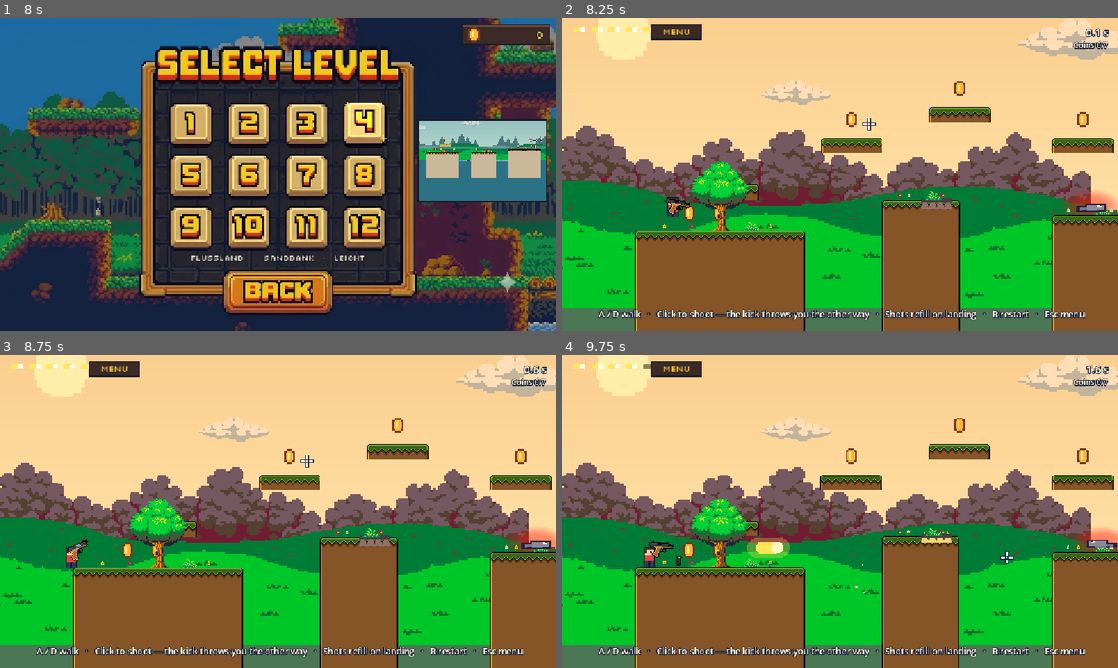
Above: before the commit, frames 1-4 (two rows, left to right).
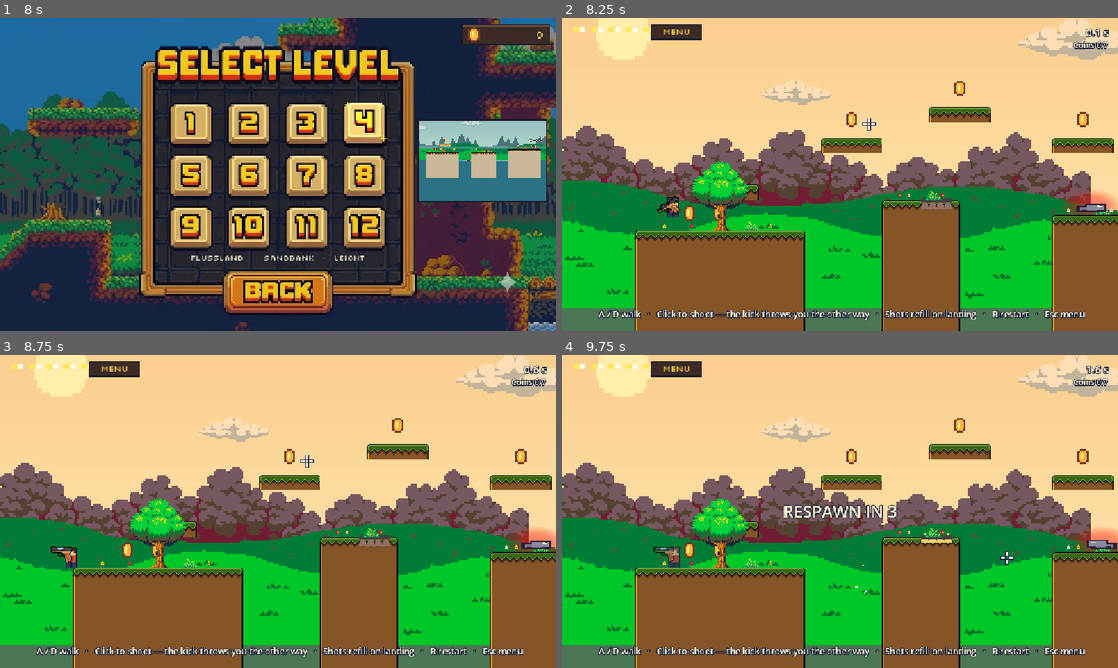
Above: after the commit, the same moments.

Repository: yuvraj-taparia/Bouncy-Bullet
Game: Godot game, scene res://main.tscn
The game is run twice, just before and just after one commit, with the same random seed, the same clock (stepped at 60 frames per second) and the same inputs.
Inputs (mouse positions are in pixels of both pictures, inside the frame that each line leads up to):
- Up to frame 1 (8 s): tap Enter (ui_accept) at 0.5, 0.77, 5.75 s; move the mouse to (400, 158) at 0.52 s; hold D (move_right) 0.53-1.25 s; click (400, 158) at 0.6 s; drag from (278, 183) to (250, 237) at 1.27 s; move the mouse to (278, 233) at 2.02 s; hold D (move_right) 2.03-2.75 s; click (278, 233) at 2.1 s; drag from (183, 240) to (111, 127) at 2.77 s; drag from (278, 240) to (305, 174) at 3.52 s; drag from (372, 240) to (194, 96) at 4.27 s; move the mouse to (278, 290) at 5.02 s; hold A (move_left) 5.03-5.75 s; click (278, 290) at 5.1 s; drag from (278, 284) to (166, 190) at 5.77 s; drag from (189, 124) to (433, 168) at 6.52 s; drag from (250, 124) to (450, 143) at 7.27 s
- Up to frame 2 (8.25 s): move the mouse to (867, 124) at 8.02 s; hold A (move_left) from 8.03 s (still down); click (867, 124) at 8.1 s
- Up to frame 3 (8.75 s): keep holding A (move_left)
- Up to frame 4 (9.75 s): release A (move_left) at 8.75 s; tap Enter (ui_accept) at 8.75, 9.5 s; drag from (812, 574) to (1101, 542) at 8.77 s; move the mouse to (1006, 558) at 9.52 s; hold D (move_right) from 9.53 s (still down); click (1006, 558) at 9.6 s

Frame 1 is identical in both runs. In frame 2, 0.2% of the frame differs, in the area x 16-23%, y 56-63%; in frame 3, 0.2%; in frame 4, 3.5%, in the area x 0-100%, y 0-100%.

Commit message:
Add a grounded respawn countdown and left-facing spawn

Diff:
--- a/game/game.gd
+++ b/game/game.gd
@@ -9,6 +9,7 @@
 var level: Node2D
 @onready var player: Player = $Player
 @onready var hud = $HUD
+@onready var _respawn_timer: Timer = $RespawnTimer
 
 var _time := 0.0
 var _shots := 0
@@ -47,6 +48,8 @@
 	if not _won:
 		_time += delta
 	hud.set_time(_time)
+	if not _respawn_timer.is_stopped():
+		hud.set_respawn_countdown(ceili(_respawn_timer.time_left))
 
 
 func _unhandled_input(event: InputEvent) -> void:
@@ -68,21 +71,32 @@
 
 
 func _on_obstacle_touched(body: Node2D) -> void:
-	if body == player and not _won:
-		player.respawn.call_deferred(_spawn_point())
+	if body == player:
+		_start_respawn()
 
 
 func _on_fall_zone_entered(body: Node2D) -> void:
-	if body != player or _won:
-		return
-	_splashes += 1
-	# Respawn on the next physics frame; moving a body inside its own
-	# collision callback is unreliable.
-	player.respawn.call_deferred(_spawn_point())
+	if body == player and _start_respawn():
+		_splashes += 1
+
+
+func _start_respawn() -> bool:
+	if _won or not _respawn_timer.is_stopped():
+		return false
+	# Move the player and disable its collision outside the physics callback.
+	player.prepare_respawn.call_deferred(_spawn_point())
+	_respawn_timer.start()
+	hud.set_respawn_countdown(ceili(_respawn_timer.wait_time))
+	return true
+
+
+func _on_respawn_timer_timeout() -> void:
+	player.finish_respawn()
+	hud.set_respawn_countdown(0)
 
 
 func _on_safezone_entered(body: Node2D) -> void:
-	if body != player or _won:
+	if body != player or _won or not _respawn_timer.is_stopped():
 		return
 	_won = true
 	player.frozen = true
--- a/game/game.tscn
+++ b/game/game.tscn
@@ -18,3 +18,9 @@
 
 [node name="HUD" type="CanvasLayer" parent="."]
 script = ExtResource("4_hud")
+
+[node name="RespawnTimer" type="Timer" parent="."]
+wait_time = 3.0
+one_shot = true
+
+[connection signal="timeout" from="RespawnTimer" to="." method="_on_respawn_timer_timeout"]
--- a/game/hud.gd
+++ b/game/hud.gd
@@ -9,6 +9,7 @@
 var _time_label: Label
 var _coin_label: Label
 var _hint: Label
+var _respawn: Label
 var _win: Label
 
 
@@ -46,6 +47,12 @@
 	_hint.offset_bottom = -16
 	_hint.horizontal_alignment = HORIZONTAL_ALIGNMENT_CENTER
 	_hint.text = "A / D walk   ·   Click to shoot — the kick throws you the other way   ·   Shots refill on landing   ·   R restart   ·   Esc menu"
+
+	_respawn = _make_label(root, 34)
+	_respawn.set_anchors_and_offsets_preset(Control.PRESET_FULL_RECT)
+	_respawn.horizontal_alignment = HORIZONTAL_ALIGNMENT_CENTER
+	_respawn.vertical_alignment = VERTICAL_ALIGNMENT_CENTER
+	_respawn.hide()
 
 	_win = _make_label(root, 34)
 	_win.set_anchors_and_offsets_preset(Control.PRESET_FULL_RECT)
@@ -97,6 +104,11 @@
 	_coin_label.text = "Coins %d/%d" % [collected, total]
 
 
+func set_respawn_countdown(seconds: int) -> void:
+	_respawn.visible = seconds > 0
+	_respawn.text = "RESPAWN IN %d" % seconds
+
+
 func show_win(seconds: float, shots: int, splashes: int, coins_earned := 0, coins_total := 0) -> void:
 	_hint.visible = false
 	_win.visible = true
--- a/game/player.gd
+++ b/game/player.gd
@@ -12,9 +12,11 @@
 const GROUND_ACCEL := 900.0
 const AIR_ACCEL := 260.0
 const MAX_SPEED := 620.0
+const RESPAWN_GROUND_DISTANCE := 32.0
 @onready var body = $Body
 @onready var gun: Node2D = $Gun
 @onready var camera: Camera2D = $Camera2D
+@onready var collision_shape: CollisionShape2D = $CollisionShape2D
 
 ## Which gun to carry; empty means the one equipped in the shop.
 @export var gun_id: StringName = &""
@@ -28,6 +30,8 @@
 var _reloading := false
 var _shake := 0.0
 var _was_on_floor := true
+var _aim_with_mouse := false
+var _respawn_blink: Tween
 
 
 func _ready() -> void:
@@ -42,13 +46,21 @@
 	gun.add_child(rig)
 	rig.setup(gun_data, get_parent())
 	rig.reload_finished.connect(_finish_reload)
+	_point_gun(Vector2.LEFT)
+
+
+func _input(event: InputEvent) -> void:
+	if is_physics_processing() and event is InputEventMouseMotion and event.relative != Vector2.ZERO:
+		_aim_with_mouse = true
 
 
 func _physics_process(delta: float) -> void:
-	var aim := (get_global_mouse_position() - gun.global_position).normalized()
-	if aim == Vector2.ZERO:
-		aim = Vector2.RIGHT * body.facing
-	_point_gun(aim)
+	var aim := Vector2.LEFT
+	if _aim_with_mouse:
+		aim = (get_global_mouse_position() - gun.global_position).normalized()
+		if aim == Vector2.ZERO:
+			aim = Vector2.RIGHT * body.facing
+		_point_gun(aim)
 
 	velocity.y += GRAVITY * delta
 	var input := 0.0 if frozen else Input.get_axis(&"move_left", &"move_right")
@@ -145,14 +157,40 @@
 	_squash(Vector2(1.2, 0.85))
 
 
-func respawn(at: Vector2) -> void:
-	global_position = at
+func prepare_respawn(at: Vector2) -> void:
+	if not is_inside_tree():
+		return
+	frozen = true
+	set_physics_process(false)
+	collision_shape.disabled = true
+	# Spawn markers sit above the floor, and gravity is paused during the countdown.
+	var ground_ray := PhysicsRayQueryParameters2D.create(
+		at, at + Vector2.DOWN * RESPAWN_GROUND_DISTANCE, collision_mask, [get_rid()]
+	)
+	var ground := get_world_2d().direct_space_state.intersect_ray(ground_ray)
+	global_position = ground.get("position", at)
 	velocity = Vector2.ZERO
 	ammo = max_ammo
+	_cooldown = 0.0
 	_reloading = false
 	rig.cancel_reload()
+	_shake = 0.0
+	camera.offset = Vector2.ZERO
 	camera.reset_smoothing()
+	_aim_with_mouse = false
+	_point_gun(Vector2.LEFT)
+	_respawn_blink = create_tween().set_loops().set_trans(Tween.TRANS_SINE).set_ease(Tween.EASE_IN_OUT)
+	_respawn_blink.tween_property(self, "modulate:a", 0.65, 0.55)
+	_respawn_blink.tween_property(self, "modulate:a", 1.0, 0.55)
 	ammo_changed.emit(ammo, max_ammo)
+
+
+func finish_respawn() -> void:
+	_respawn_blink.kill()
+	modulate.a = 1.0
+	collision_shape.disabled = false
+	set_physics_process(true)
+	frozen = false
 
 
 func _squash(amount: Vector2) -> void:
